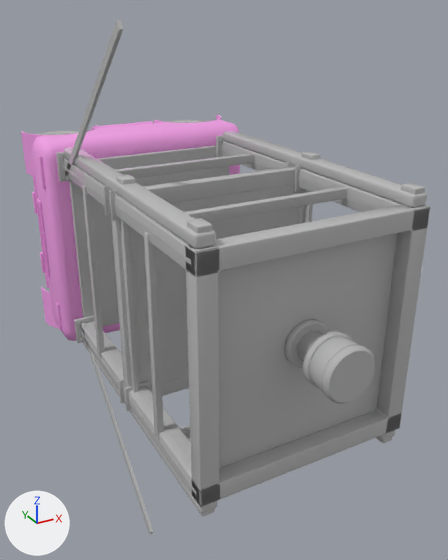
Renders of the OBJ model src/ax_description/meshes/AX_2.obj from each side of a commit.
Camera for both pictures: a 50 mm camera at (-2517.0, -3238.0, 1026.0) aimed at (-1342.0, -1102.0, -42.0). Every picture has the same lights, and +X, +Y and +Z are marked at lower left. The first picture is the older version. Where no turn or scale is listed for an object, it has been applied to the vertices.

Objects in the first picture: 'AX_2_Body', 'AX_2_Shelf', 'AX_2_Top_lidar' and 2 more.
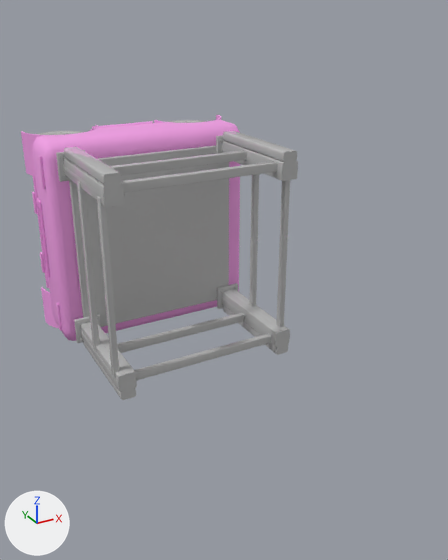
What differs and where, as boxes (x1, y1, x2, y2) in the pictures (448 x 560 px; the box of a moved part takes in the faces that stretch with it):
'AX_2_Shelf', reshaped (35% narrower, 48% shorter)
    before: (56, 20, 430, 535)
    after: (56, 131, 298, 400)
'AX_2_Top_lidar', deleted
    before: (284, 319, 375, 404)
part 1 of me_ax_2_shelf, moved or reshaped (not visible before)
    after: (117, 313, 244, 353)
part 2 of me_ax_2_shelf, moved or reshaped
    before: (116, 153, 254, 178)
    after: (110, 150, 247, 176)
part 3 of me_ax_2_shelf, moved or reshaped
    before: (82, 185, 105, 357)
    after: (77, 181, 100, 351)
part 4 of me_ax_2_shelf, moved or reshaped (mostly hidden before)
    before: (180, 425, 190, 439)
    after: (134, 333, 271, 380)
part 5 of me_ax_2_shelf, moved or reshaped
    before: (185, 187, 348, 222)
    after: (122, 161, 277, 193)
part 6 of me_ax_2_shelf, moved or reshaped
    before: (144, 232, 164, 439)
    after: (97, 196, 119, 377)
part 7 of me_ax_2_shelf, added
    after: (249, 174, 259, 307)
part 8 of me_ax_2_shelf, added
    after: (276, 180, 290, 327)
part 9 of me_ax_2_shelf, deleted
    before: (103, 151, 425, 517)
part 10 of me_ax_2_shelf, cut back
    before: (63, 20, 430, 535)
    after: (63, 131, 298, 400)

The edits, one by one:
me_ax_2_shelf is used by ob_ax_2_shelf; location (0.0, 0.0, 0.0).
me_ax_2_shelf had 5335 vertices, 10205 faces and spanned x -1868.0..-970.0, y -1859.0..-546.0, z -1000.0..993.0.
me_ax_2_shelf now has 2206 vertices, 4136 faces and spans x -1868.0..-970.0, y -1112.0..-546.0, z -487.0..479.0.
me_ax_2_shelf part 1: the loose piece of 104 vertices spanning x -1768.0..-1070.0, y -890.0..-861.0, z -436.0..-398.0 is moved by (0.0, 68.0, 0.0).
me_ax_2_shelf part 2: the loose piece of 104 vertices spanning x -1768.0..-1070.0, y -890.0..-861.0, z 390.0..429.0 is moved by (0.0, 68.0, 0.0).
me_ax_2_shelf part 3: the loose piece of 104 vertices spanning x -1852.0..-1826.0, y -890.0..-861.0, z -391.0..384.0 is moved by (0.0, 68.0, 0.0).
me_ax_2_shelf part 4: the loose piece of 104 vertices spanning x -1768.0..-1070.0, y -1536.0..-1506.0, z -436.0..-398.0 is moved by (0.0, 462.0, 0.0).
me_ax_2_shelf part 5: the loose piece of 104 vertices spanning x -1768.0..-1070.0, y -1536.0..-1506.0, z 390.0..429.0 is moved by (0.0, 462.0, 0.0).
me_ax_2_shelf part 6: the loose piece of 104 vertices spanning x -1852.0..-1826.0, y -1536.0..-1506.0, z -391.0..384.0 is moved by (0.0, 462.0, 0.0).
me_ax_2_shelf part 7: a new loose piece of 104 vertices spanning x -1026.0..-1000.0, y -822.0..-793.0, z -391.0..384.0, in mat_ax_1_shelf (grey #bcbcbc).
me_ax_2_shelf part 8: a new loose piece of 104 vertices spanning x -1026.0..-1000.0, y -1074.0..-1045.0, z -391.0..384.0, in mat_ax_1_shelf (grey #bcbcbc).
me_ax_2_shelf part 9: 26 loose pieces with 2672 vertices, spanning x -1861.0..-977.0, y -1841.0..-1160.0, z -505.0..497.0, are deleted.
me_ax_2_shelf part 10: 857 vertices removed from x -1846.0..-991.0, y -1859.0..-588.0, z -1000.0..993.0; 192 vertices added at x -1846.0..-991.0, y -1112.0, z -487.0..479.0.
Object 'AX_2_Top_lidar' (ob_ax_2_top_lidar) is deleted.
